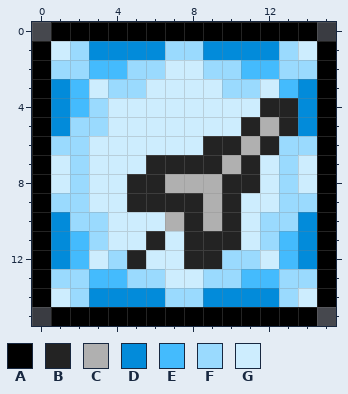
Pixel-art sprite -- gvmod/Content/Buffs/ArmedPhenomenon.png. Above: the version before the commit.
The file is 32x32 pixels, drawn in blocks of 2x2; one block is one cell here.
Palette (. is transparent): A #000000  B #232323  C #b0b0b0  D #028bda  E #44bbfd  F #9adafe  G #cdedfe
Pixels before, first column x 0:
 0 .AAAAAAAAAAAAAA.
 1 AGFDDDDFFDDDDFGA
 2 AFFEEFFGGFFEEFFA
 3 ADEGFFGGGGFFGEDA
 4 ADEFGGGGGGGGBBDA
 5 ADFFGGGGGGGBCBDA
 6 AFFGGGGGGBBCBFFA
 7 AGFGGGBBBBCBGFGA
 8 AGFGGBBCCCBBGFGA
 9 AFFGGBBBBCBGGFFA
10 ADFFGGGCBCBGFFDA
11 ADEFGGBGBBBGFEDA
12 ADEGFBGGBBFFGEDA
13 AFFEEFFGGFFEEFFA
14 AGFDDDDFFDDDDFGA
15 .AAAAAAAAAAAAAA.
Now the later version:
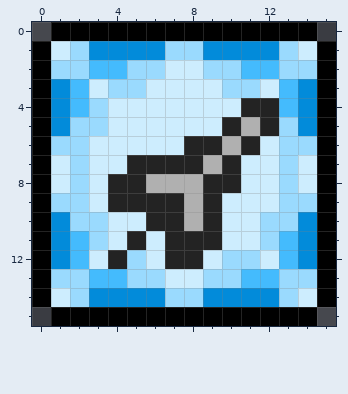
The exact change:
Colour C becomes colour B in row 5 at x 12; in row 6 at x 11; in row 7 at x 10; in rows 8 to 9 at x 9; in row 10 at x 7 and 9.
Colour F becomes colour B in row 12 at x 4.
Colour G becomes colour B in row 4 at x 11; in row 5 at x 10; in row 6 at x 8; in row 7 at x 5; in rows 8 to 9 at x 4; in row 10 at x 6.
Colour G becomes colour B in row 11 at x 5 and 7; in row 12 at x 7.
Colour B becomes colour C in row 5 at x 11; in row 6 at x 10; in row 7 at x 9; in row 8 at x 6; in rows 9 to 10 at x 8.
Colour B becomes colour E in row 4 at x 13.
Colour B becomes colour F in row 5 at x 13; in row 12 at x 5.
Colour B becomes colour G in row 6 at x 12; in rows 7 to 8 at x 11; in rows 9 to 10 at x 10; in row 11 at x 6 and 10; in row 12 at x 9.
